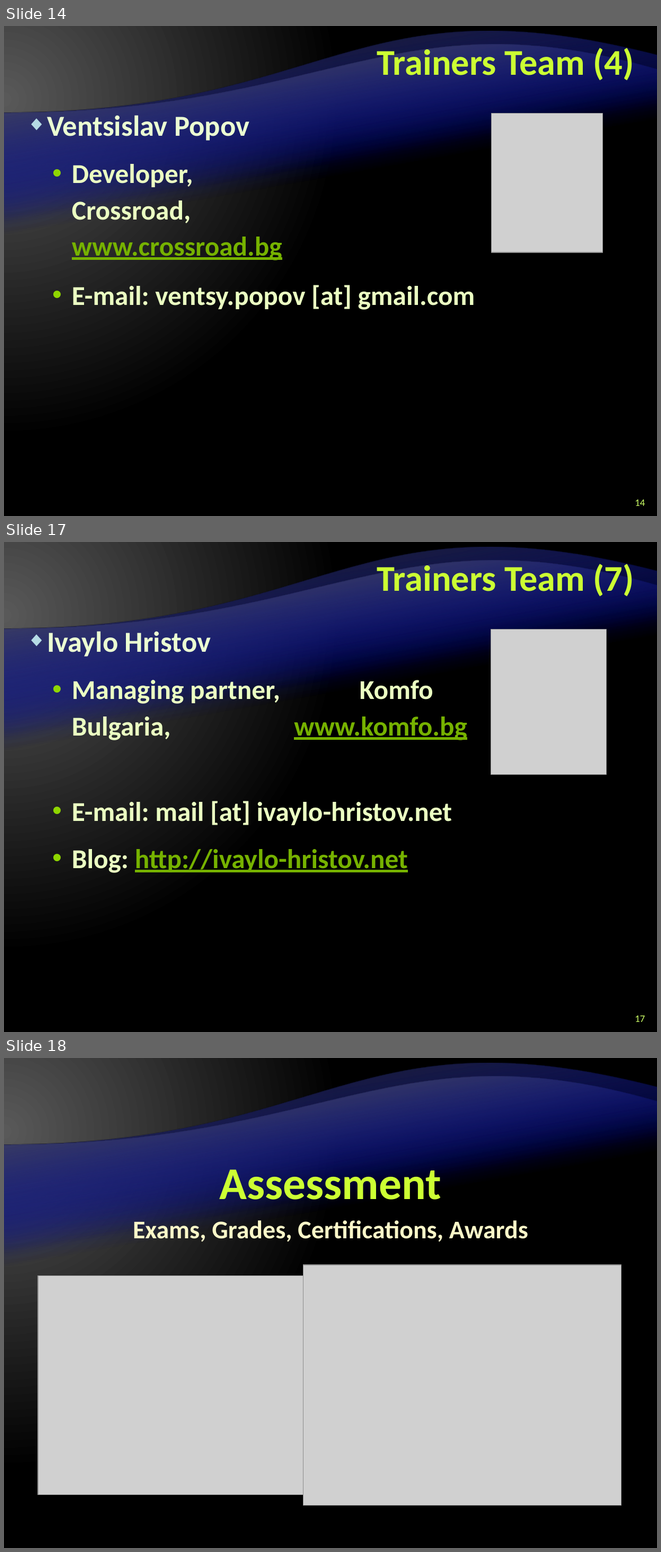
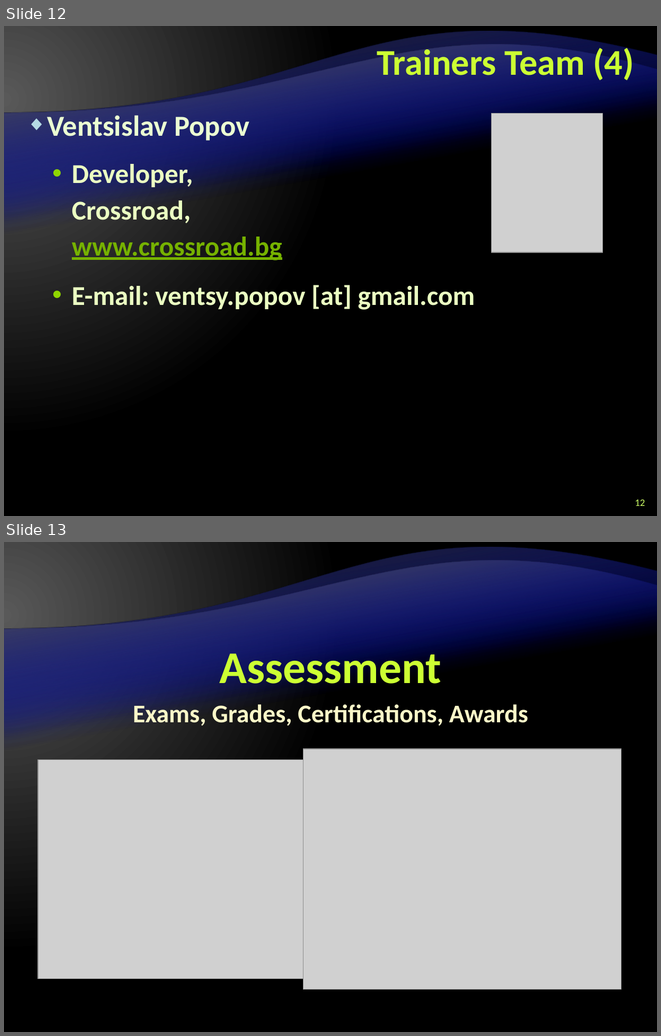
Before and after one commit to Graveheart/aspnetcourse, a slide deck: 2010/lectures/0. Course Introduction.pptx. Shown one above the other, each under a label of ours: slides 14, 17 and 18 before the commit, slides 12 and 13 after it; the slides between them are not shown. The pictures are 661x1552 and 661x1036 pixels, drawn with LibreOffice and Linux fonts; fonts in the diff are those of the drawing; grey boxes stand for pictures; background and template pictures are left out. Boxes give left, top, right and bottom in pixels: in the first picture for what was removed or moved away, otherwise in the second. Text is boxed around its words. In the diff, an @@ line names an element or a change of style, - is before the commit and + after.

```diff
--- a/2010/lectures/0. Course Introduction.pptx
+++ b/2010/lectures/0. Course Introduction.pptx
@@ slide 17 removed at bbox=[4, 542, 657, 1032], background gradient #595959 to #000000; not listed: 4 template elements that a slide beside it also shows @@
@@ title removed at bbox=[377, 561, 634, 596] @@
-Trainers Team (7)
@@ text removed at bbox=[47, 631, 467, 740] @@
-◆ Ivaylo Hristov
-  • Managing partner, Komfo Bulgaria, www.komfo.bg
@@ picture removed at bbox=[491, 629, 606, 775] @@
@@ text removed at bbox=[72, 801, 452, 873] @@
-  • E-mail: mail [at] ivaylo-hristov.net
-  • Blog: http://ivaylo-hristov.net
@@ page number removed at bbox=[635, 1015, 645, 1022] @@
-17
@@ what was slide 14 is now slide 12 @@
@@ page number at bbox=[635, 499, 645, 506]: text changed @@
-14
+12
@@ what was slide 18 is now slide 13 @@
```
Also in this commit, not shown: 3 slides changed, 4 other slides removed.
